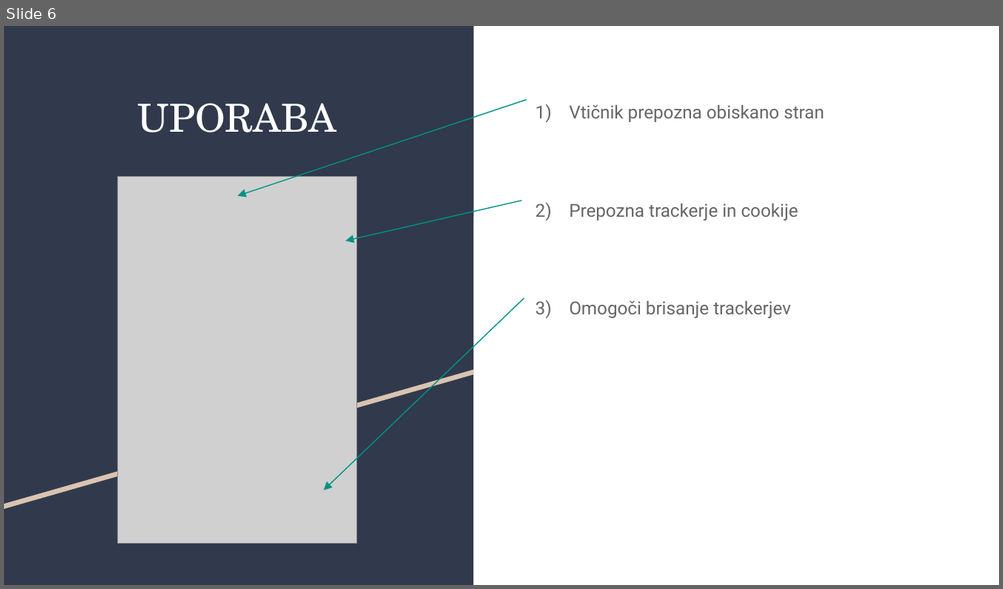
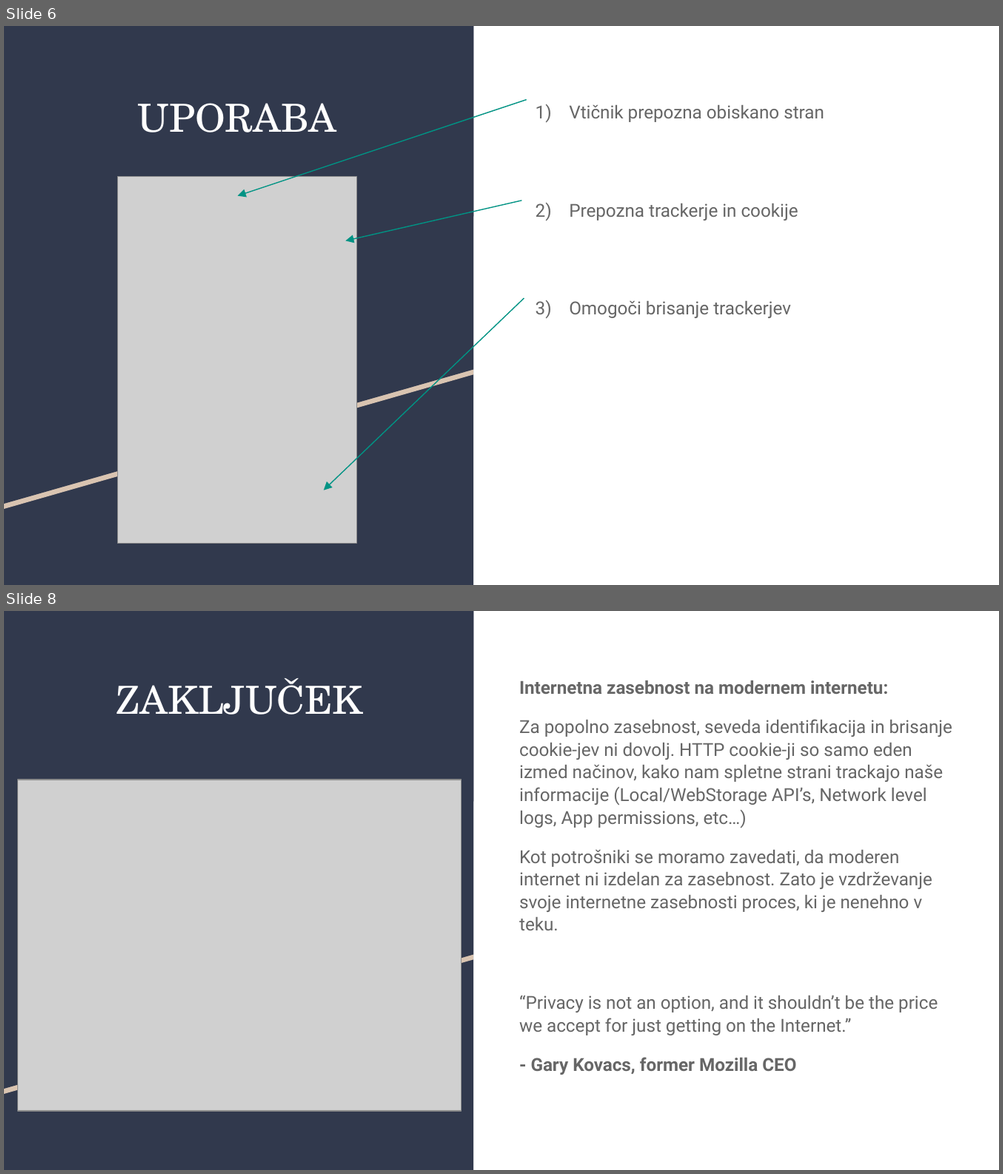
Before and after one commit to bizzooo/OIV-Projekt, a slide deck: OIV_projekt.pptx. Shown one above the other, each under a label of ours: slide 6 before the commit, slides 6 and 8 after it; the slides between them are not shown. The pictures are 1003x589 and 1003x1174 pixels, drawn with LibreOffice and Linux fonts; fonts in the diff are those of the drawing; grey boxes stand for pictures. Boxes give left, top, right and bottom in pixels: in the first picture for what was removed or moved away, otherwise in the second. Text is boxed around its words. In the diff, an @@ line names an element or a change of style, - is before the commit and + after.

Commit message:
Updated Powerpoint

```diff
--- a/OIV_projekt.pptx
+++ b/OIV_projekt.pptx
@@ slide 8 added at (4,611,999,1170), background #FFFFFF; not listed: 3 template elements that a slide beside it also shows @@
@@ title added at (116,678,363,715), 28 pt, text #FFFFFF @@
+ZAKLJUČEK
@@ text added at (519,681,952,1075), 13 pt, text #666666 @@
+Internetna zasebnost na modernem internetu:
+Za popolno zasebnost, seveda identifikacija in brisanje cookie-jev ni dovolj. HTTP cookie-ji so samo eden izmed načinov, kako nam spletne strani trackajo naše informacije (Local/WebStorage API’s, Network level logs, App permissions, etc…)
+Kot potrošniki se moramo zavedati, da moderen internet ni izdelan za zasebnost. Zato je vzdrževanje svoje internetne zasebnosti proces, ki je nenehno v teku.
+“Privacy is not an option, and it shouldn’t be the price we accept for just getting on the Internet.”
+- Gary Kovacs, former Mozilla CEO
@@ picture added at (18,780,461,1111) @@
```
Also in this commit, not shown: 1 slide changed, 1 other slide added, 2 slides removed.
